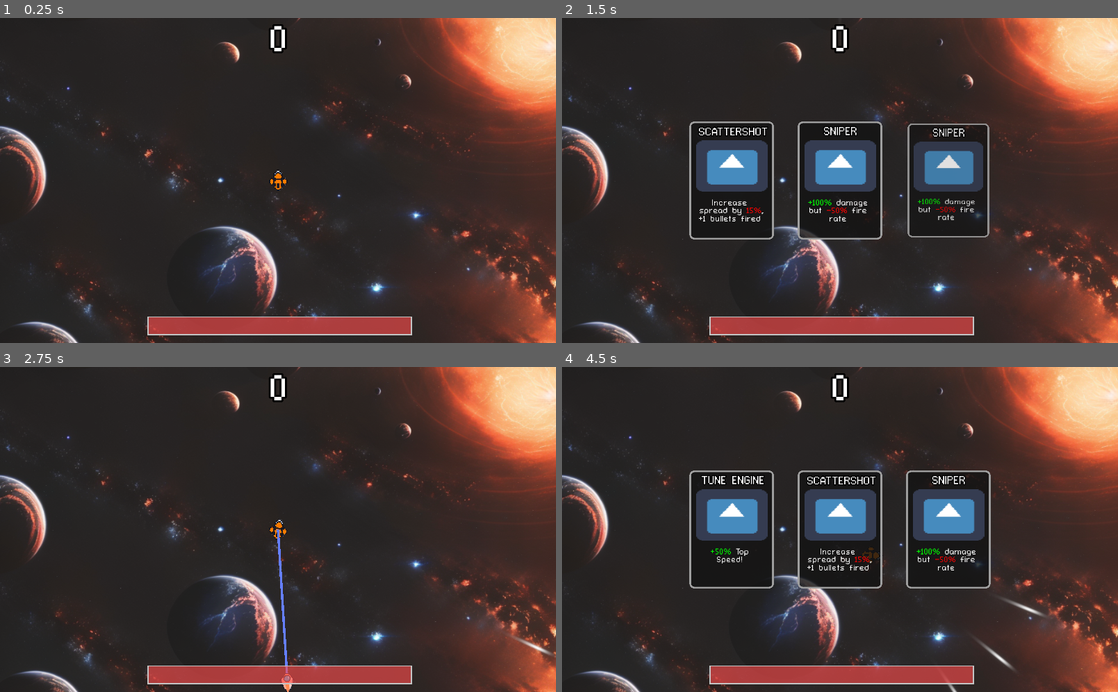
Above: before the commit, frames 1-4 (two rows, left to right).
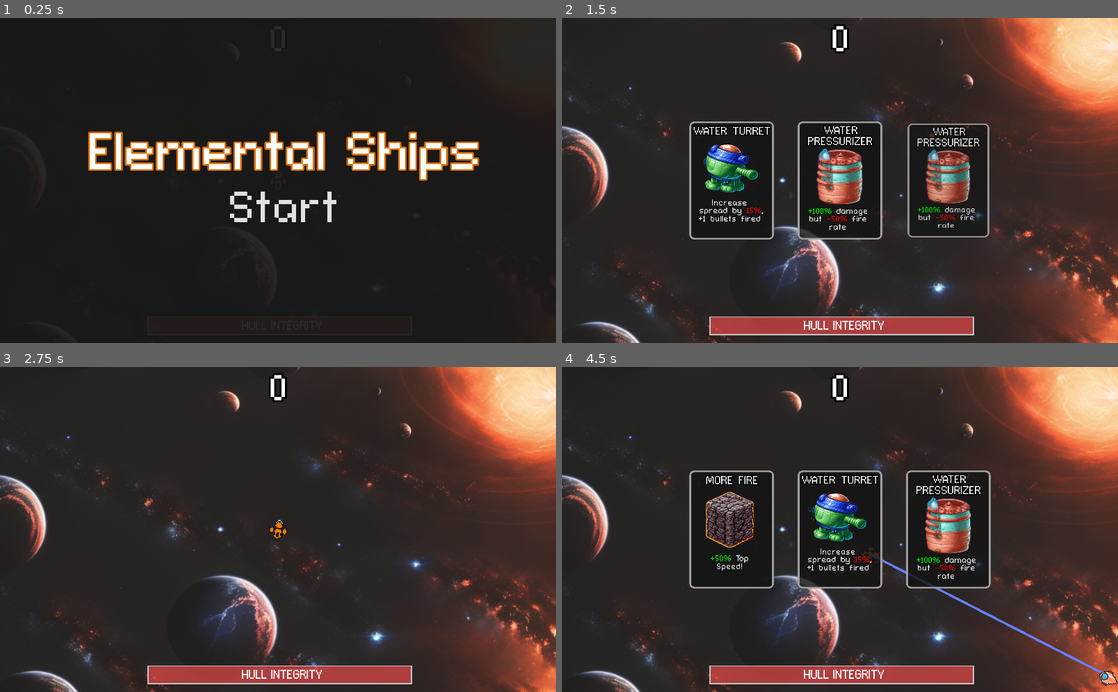
Above: after the commit, the same moments.

Repository: Jetpackjules/VP_Game_Jam
Game: Godot game, scene res://Main.tscn
Same seed, same stepped clock (60 frames per second), same inputs: the game is played once before the commit and once after it. The engine's default icon, where the game draws it, is replaced by a stand-in: a white triangle on a blue panel in a dark square.
Inputs (mouse positions are in pixels of both pictures, inside the frame that each line leads up to):
- Up to frame 1 (0.25 s): no input
- Up to frame 2 (1.5 s): click (845, 209) at 0.5 s, where only the run after the commit has a clickable "Start"; tap Enter at 1.25 s; move the mouse to (962, 164) at 1.27 s; hold Right (ui_right) from 1.28 s (still down); tap F (cards_toggle) at 1.35 s; click (962, 164) at 1.42 s
- Up to frame 3 (2.75 s): tap Space (ui_select) at 1.52, 2.27 s; move the mouse to (166, 545) at 2.02 s; release Right (ui_right) at 2.03 s; hold Left (ui_left) from 2.03 s (still down); tap W (increase_bullets) at 2.1 s; click (166, 545) at 2.17 s
- Up to frame 4 (4.5 s): move the mouse to (895, 458) at 2.77 s; release Left (ui_left) at 2.78 s; hold Right (ui_right) 2.78-3.53 s; tap F (cards_toggle) at 2.85, 4.35 s; click (895, 458) at 2.92 s; move the mouse to (728, 529) at 3.52 s; hold Up (ui_up) 3.53-4.28 s; tap W (increase_bullets) at 3.6 s; click (728, 529) at 3.67 s; tap Space (ui_select) at 3.77 s; move the mouse to (1006, 578) at 4.27 s; hold Left (ui_left) from 4.28 s (still down); click (1006, 578) at 4.42 s

The runs differ from the first frame. In frame 1, 39% of the frame differs, in the area x 0-100%, y 0-100%; in frame 2, 7.7%; in frame 3, 0.5%; in frame 4, 8.2%.

Commit message:
imrpoved sprites, added a menu and restart screen + logic!

Diff:
--- a/Cards/Engine_Tune.tscn
+++ b/Cards/Engine_Tune.tscn
@@ -3,7 +3,7 @@
 [ext_resource path="res://Cards/Engine_Tune.gd" type="Script" id=1]
 [ext_resource path="res://fonts/connection_ii/ConnectionII.tres" type="DynamicFont" id=2]
 [ext_resource path="res://fonts/connection_ii/ConnectionII.otf" type="DynamicFontData" id=3]
-[ext_resource path="res://Enemy_icon.png" type="Texture" id=4]
+[ext_resource path="res://Assets/Ember Coal (2).png" type="Texture" id=4]
 [ext_resource path="res://Cards/Description.gd" type="Script" id=5]
 
 [sub_resource type="StyleBoxFlat" id=1]
@@ -42,9 +42,9 @@
 anchor_right = 0.5
 anchor_bottom = 0.5
 margin_left = -148.0
-margin_top = -170.0
+margin_top = -185.0
 margin_right = 149.0
-margin_bottom = 48.0
+margin_bottom = 94.0
 texture = ExtResource( 4 )
 
 [node name="Title" type="Label" parent="."]
@@ -57,7 +57,7 @@
 margin_right = 152.5
 margin_bottom = -181.0
 custom_fonts/font = SubResource( 2 )
-text = "Tune Engine"
+text = "More Fire"
 align = 1
 autowrap = true
 uppercase = true
@@ -68,9 +68,9 @@
 anchor_right = 0.5
 anchor_bottom = 0.5
 margin_left = -139.0
-margin_top = 77.0
+margin_top = 106.0
 margin_right = 139.0
-margin_bottom = 223.0
+margin_bottom = 252.0
 custom_fonts/normal_font = ExtResource( 2 )
 bbcode_enabled = true
 bbcode_text = "+50%+ Top Speed!"
--- a/Cards/Scattershot.tscn
+++ b/Cards/Scattershot.tscn
@@ -3,7 +3,7 @@
 [ext_resource path="res://Cards/Scattershot.gd" type="Script" id=1]
 [ext_resource path="res://fonts/connection_ii/ConnectionII.tres" type="DynamicFont" id=2]
 [ext_resource path="res://fonts/connection_ii/ConnectionII.otf" type="DynamicFontData" id=3]
-[ext_resource path="res://Enemy_icon.png" type="Texture" id=4]
+[ext_resource path="res://Assets/cartoony_items_58f156a7.png" type="Texture" id=4]
 [ext_resource path="res://Cards/Description.gd" type="Script" id=5]
 
 [sub_resource type="StyleBoxFlat" id=1]
@@ -42,9 +42,9 @@
 anchor_right = 0.5
 anchor_bottom = 0.5
 margin_left = -148.0
-margin_top = -170.0
+margin_top = -180.0
 margin_right = 149.0
-margin_bottom = 48.0
+margin_bottom = 87.0
 texture = ExtResource( 4 )
 
 [node name="Title" type="Label" parent="."]
@@ -52,12 +52,12 @@
 anchor_top = 0.5
 anchor_right = 0.5
 anchor_bottom = 0.5
-margin_left = -143.0
-margin_top = -228.0
-margin_right = 143.0
-margin_bottom = -179.0
+margin_left = -167.0
+margin_top = -231.0
+margin_right = 150.0
+margin_bottom = -182.0
 custom_fonts/font = SubResource( 2 )
-text = "Scattershot"
+text = "Water Turret"
 align = 1
 autowrap = true
 uppercase = true
@@ -67,10 +67,10 @@
 anchor_top = 0.5
 anchor_right = 0.5
 anchor_bottom = 0.5
-margin_left = -139.0
+margin_left = -144.0
 margin_top = 77.0
-margin_right = 139.0
-margin_bottom = 223.0
+margin_right = 145.0
+margin_bottom = 229.0
 custom_fonts/normal_font = ExtResource( 2 )
 bbcode_enabled = true
 bbcode_text = "Increase spread by 15%-, +1 bullets fired"
--- a/Cards/Sniper.tscn
+++ b/Cards/Sniper.tscn
@@ -3,7 +3,7 @@
 [ext_resource path="res://Cards/Sniper.gd" type="Script" id=1]
 [ext_resource path="res://fonts/connection_ii/ConnectionII.tres" type="DynamicFont" id=2]
 [ext_resource path="res://fonts/connection_ii/ConnectionII.otf" type="DynamicFontData" id=3]
-[ext_resource path="res://Enemy_icon.png" type="Texture" id=4]
+[ext_resource path="res://Assets/cartoony_items_656e281f.png" type="Texture" id=4]
 [ext_resource path="res://Cards/Description.gd" type="Script" id=5]
 
 [sub_resource type="StyleBoxFlat" id=1]
@@ -42,9 +42,9 @@
 anchor_right = 0.5
 anchor_bottom = 0.5
 margin_left = -148.0
-margin_top = -170.0
+margin_top = -158.0
 margin_right = 149.0
-margin_bottom = 48.0
+margin_bottom = 128.0
 texture = ExtResource( 4 )
 
 [node name="Title" type="Label" parent="."]
@@ -53,11 +53,11 @@
 anchor_right = 0.5
 anchor_bottom = 0.5
 margin_left = -152.5
-margin_top = -230.0
+margin_top = -234.0
 margin_right = 152.5
-margin_bottom = -181.0
+margin_bottom = -141.0
 custom_fonts/font = SubResource( 2 )
-text = "Sniper"
+text = "Water Pressurizer"
 align = 1
 autowrap = true
 uppercase = true
@@ -67,10 +67,10 @@
 anchor_top = 0.5
 anchor_right = 0.5
 anchor_bottom = 0.5
-margin_left = -139.0
-margin_top = 77.0
-margin_right = 139.0
-margin_bottom = 223.0
+margin_left = -149.0
+margin_top = 113.0
+margin_right = 149.0
+margin_bottom = 259.0
 custom_fonts/normal_font = ExtResource( 2 )
 bbcode_enabled = true
 bbcode_text = "+100%+ damage but -50%- fire rate"
--- a/Cards/Tune Thrusters.tscn
+++ b/Cards/Tune Thrusters.tscn
@@ -3,7 +3,7 @@
 [ext_resource path="res://Cards/Tune Thrusters.gd" type="Script" id=1]
 [ext_resource path="res://fonts/connection_ii/ConnectionII.tres" type="DynamicFont" id=2]
 [ext_resource path="res://fonts/connection_ii/ConnectionII.otf" type="DynamicFontData" id=3]
-[ext_resource path="res://Enemy_icon.png" type="Texture" id=4]
+[ext_resource path="res://Assets/Lava Rock (1).png" type="Texture" id=4]
 [ext_resource path="res://Cards/Description.gd" type="Script" id=5]
 
 [sub_resource type="StyleBoxFlat" id=1]
@@ -44,7 +44,7 @@
 margin_left = -148.0
 margin_top = -170.0
 margin_right = 149.0
-margin_bottom = 48.0
+margin_bottom = 97.0
 texture = ExtResource( 4 )
 
 [node name="Title" type="Label" parent="."]
@@ -52,12 +52,12 @@
 anchor_top = 0.5
 anchor_right = 0.5
 anchor_bottom = 0.5
-margin_left = -152.5
+margin_left = -168.0
 margin_top = -230.0
-margin_right = 152.5
+margin_right = 163.0
 margin_bottom = -181.0
 custom_fonts/font = SubResource( 2 )
-text = "Tune Thrust"
+text = "Stronger Fire"
 align = 1
 autowrap = true
 uppercase = true
@@ -68,9 +68,9 @@
 anchor_right = 0.5
 anchor_bottom = 0.5
 margin_left = -139.0
-margin_top = 77.0
+margin_top = 113.0
 margin_right = 139.0
-margin_bottom = 223.0
+margin_bottom = 259.0
 custom_fonts/normal_font = ExtResource( 2 )
 bbcode_enabled = true
 bbcode_text = "+20%+ Acceleration"
--- a/Global.gd
+++ b/Global.gd
@@ -1,4 +1,4 @@
 # Global.gd
 extends Node
 
-var game_paused = false
+var game_paused = true
--- a/Main.tscn
+++ b/Main.tscn
@@ -1,14 +1,43 @@
-[gd_scene load_steps=16 format=2]
+[gd_scene load_steps=27 format=2]
 
 [ext_resource path="res://Assets/pixel_icons_89342b47.png" type="Texture" id=1]
 [ext_resource path="res://Player/Player.gd" type="Script" id=2]
-[ext_resource path="res://Water_Shader.tres" type="Material" id=3]
 [ext_resource path="res://fonts/connection_ii/ConnectionII.otf" type="DynamicFontData" id=4]
 [ext_resource path="res://Enemy_Spawner.gd" type="Script" id=5]
 [ext_resource path="res://Score.gd" type="Script" id=6]
 [ext_resource path="res://Card_Container.gd" type="Script" id=7]
 [ext_resource path="res://Assets/epic_space_environments_27203aeb.png" type="Texture" id=8]
 [ext_resource path="res://Player_HealthBar.gd" type="Script" id=9]
+[ext_resource path="res://Projectiles/Basic/Projectile.tscn" type="PackedScene" id=10]
+[ext_resource path="res://Menu.gd" type="Script" id=11]
+
+[sub_resource type="Gradient" id=13]
+offsets = PoolRealArray( 0, 0.0492958, 0.406103, 0.793427, 1 )
+colors = PoolColorArray( 1, 0, 0, 1, 0.998578, 0.0211268, 0.0107284, 1, 0.966196, 0.502347, 0.255098, 1, 0.932709, 1, 0.507813, 1, 0.972549, 1, 0.792157, 0 )
+
+[sub_resource type="GradientTexture" id=14]
+gradient = SubResource( 13 )
+
+[sub_resource type="Curve" id=15]
+_data = [ Vector2( 0, 1 ), 0.0, 0.0, 0, 0, Vector2( 1, 0.268182 ), -3.06136, 0.0, 0, 0 ]
+
+[sub_resource type="CurveTexture" id=16]
+curve = SubResource( 15 )
+
+[sub_resource type="ParticlesMaterial" id=12]
+emission_shape = 1
+emission_sphere_radius = 17.27
+flag_disable_z = true
+direction = Vector3( 0, 1, 0 )
+spread = 16.77
+gravity = Vector3( 0, 0, 0 )
+initial_velocity = 131.35
+orbit_velocity = 0.0
+orbit_velocity_random = 0.0
+scale = 7.81
+scale_random = 0.33
+scale_curve = SubResource( 16 )
+color_ramp = SubResource( 14 )
 
 [sub_resource type="Gradient" id=6]
 offsets = PoolRealArray( 0.40724 )
@@ -32,6 +61,13 @@
 border_width_bottom = 5
 border_color = Color( 0.772549, 0.772549, 0.772549, 1 )
 
+[sub_resource type="DynamicFont" id=17]
+size = 51
+use_filter = true
+extra_spacing_char = -1
+extra_spacing_space = -9
+font_data = ExtResource( 4 )
+
 [sub_resource type="DynamicFont" id=4]
 size = 150
 outline_size = 8
@@ -41,6 +77,29 @@
 extra_spacing_bottom = 1
 extra_spacing_char = 1
 font_data = ExtResource( 4 )
+
+[sub_resource type="DynamicFont" id=18]
+size = 181
+use_filter = true
+extra_spacing_top = 1
+extra_spacing_bottom = 1
+extra_spacing_char = 1
+font_data = ExtResource( 4 )
+
+[sub_resource type="StyleBoxEmpty" id=20]
+
+[sub_resource type="DynamicFont" id=19]
+size = 214
+outline_size = 7
+outline_color = Color( 0.866667, 0.427451, 0, 1 )
+use_filter = true
+extra_spacing_top = 1
+extra_spacing_bottom = 1
+extra_spacing_char = 1
+extra_spacing_space = -28
+font_data = ExtResource( 4 )
+
+[sub_resource type="StyleBoxEmpty" id=21]
 
 [node name="Main" type="Node2D"]
 scale = Vector2( 1.02003, 1 )
@@ -52,26 +111,21 @@
 z_index = -1
 texture = ExtResource( 8 )
 
-[node name="Background" type="ColorRect" parent="."]
-visible = false
-material = ExtResource( 3 )
-anchor_left = 0.5
-anchor_top = 0.5
-anchor_right = 0.5
-anchor_bottom = 0.5
-margin_left = -1280.0
-margin_top = -750.0
-margin_right = 1280.0
-margin_bottom = 750.0
-rect_pivot_offset = Vector2( 1280, 750 )
-__meta__ = {
-"_edit_use_anchors_": true
-}
-
 [node name="Player" type="KinematicBody2D" parent="."]
 collision_layer = 5
 collision_mask = 5
 script = ExtResource( 2 )
+
+[node name="Trail" type="Particles2D" parent="Player"]
+position = Vector2( 0, 29 )
+emitting = false
+amount = 200
+randomness = 0.12
+local_coords = false
+process_material = SubResource( 12 )
+
+[node name="Projectile" parent="Player/Trail" instance=ExtResource( 10 )]
+position = Vector2( 23.5287, 63 )
 
 [node name="CollisionPolygon2D" type="CollisionPolygon2D" parent="Player"]
 polygon = PoolVector2Array( -3.92145, -47, 5.88218, -47, 20.5876, -29, 20.5876, -12, 30.3913, -12, 39.2145, -1, 40.1949, 12, 6.86254, 39, 6.86254, 44, -3.92145, 44, -3.92145, 41, -37.2538, 12, -38.2342, -2, -33.3324, -2, -26.4698, -12, -18.6269, -12, -18.6269, -30 )
@@ -126,6 +180,15 @@
 margin_bottom = 80.0
 custom_styles/panel = SubResource( 11 )
 
+[node name="Label" type="Label" parent="Player_HealthBar"]
+margin_right = 1100.0
+margin_bottom = 80.0
+custom_fonts/font = SubResource( 17 )
+text = "Hull Integrity"
+align = 1
+valign = 1
+uppercase = true
+
 [node name="Score" type="Label" parent="."]
 anchor_left = 0.5
 anchor_right = 0.5
@@ -138,6 +201,47 @@
 align = 1
 script = ExtResource( 6 )
 
+[node name="Menu" type="Control" parent="."]
+script = ExtResource( 11 )
+
+[node name="ColorRect" type="ColorRect" parent="Menu"]
+margin_left = -1179.0
+margin_top = -692.0
+margin_right = 1179.0
+margin_bottom = 691.0
+mouse_filter = 2
+color = Color( 0.0941176, 0.0941176, 0.0941176, 0.921569 )
+
+[node name="Button" type="Button" parent="Menu"]
+anchor_left = 0.5
+anchor_top = 0.5
+anchor_right = 0.5
+anchor_bottom = 0.5
+margin_left = -428.388
+margin_top = 11.0
+margin_right = 471.612
+margin_bottom = 233.0
+custom_colors/font_color_hover = Color( 0.670588, 0.670588, 0.670588, 1 )
+custom_fonts/font = SubResource( 18 )
+custom_styles/focus = SubResource( 20 )
+text = "Start"
+flat = true
+
+[node name="Label" type="Label" parent="Menu"]
+anchor_left = 0.5
+anchor_top = 0.5
+anchor_right = 0.5
+anchor_bottom = 0.5
+margin_left = -792.134
+margin_top = -222.0
+margin_right = 869.866
+margin_bottom = -5.0
+custom_fonts/font = SubResource( 19 )
+custom_styles/normal = SubResource( 21 )
+text = "Elemental Ships"
+
 [node name="Camera2D" type="Camera2D" parent="."]
 current = true
 zoom = Vector2( 2.3, 2.3 )
+
+[connection signal="pressed" from="Menu/Button" to="Menu" method="_on_Button_pressed"]
--- /dev/null
+++ b/Menu.gd
@@ -0,0 +1,21 @@
+extends Control
+
+func _on_Button_pressed():
+	Global.game_paused = false
+	visible = false
+	pass # Replace with function body.
+
+func reset():
+	Global.game_paused = true
+	visible = true
+	for enemy in player.enemies:
+		enemy.queue_free()
+	player.enemies.clear()
+	score.increase_score(-score.score)
+	score.card_checkpoint = 0
+	player_health.set_health(100)
+
+onready var enemy_spawner = get_node("../Enemy_Spawner")
+onready var score = get_node("../Score")
+onready var player_health = get_node("../Player_HealthBar")
+onready var player = get_node("../Player")
--- a/Player/Player.gd
+++ b/Player/Player.gd
@@ -8,9 +8,11 @@
 var fire_speed: float = 1.0      # Fires every second
 var fire_amount: int = 1         # Fires 1 projectile at a time
 var health: float = 100.0        # Player's health
-
+onready var thruster_particles = get_node("Trail")
 
 onready var healthbar = get_node("../Player_HealthBar")
+
+onready var menu = get_node("../Menu")
 var water_shader = load("res://Water_Shader.tres")
 onready var emitters = get_node("Emitters")
 onready var camera = get_node("../Camera2D")
@@ -35,6 +37,11 @@
 	elif Input.is_action_just_pressed("increase_bullets"):
 		for emitter in emitters.get_children():
 			emitter.amount_emitted += 1
+
+	if Input.is_action_just_pressed("ui_up"):
+		thruster_particles.emitting = true
+	elif Input.is_action_just_released("ui_up"):
+		thruster_particles.emitting = false
 
 
 
@@ -111,8 +118,6 @@
 		draw_line(line.points[0], line.points[1], Color.green, 2.0)
 
 
-
-
 # Function to apply damage and knockback
 func hit(damage: float, knockback_location: Vector2):
 	health -= damage
@@ -126,3 +131,4 @@
 
 func die():
 	print("Player died!")  # Replace with actual death logic
+	menu.reset()
--- a/Projectiles/Basic/Projectile.gd
+++ b/Projectiles/Basic/Projectile.gd
@@ -25,7 +25,7 @@
 
 func set_size(new_size):
 	size = new_size
-	get_node("AnimatedSprite").scale = size
+	scale = size
 
 func get_damage():
 	return damage
--- a/Projectiles/Basic/Projectile.tscn
+++ b/Projectiles/Basic/Projectile.tscn
@@ -1,21 +1,18 @@
-[gd_scene load_steps=7 format=2]
+[gd_scene load_steps=5 format=2]
 
-[ext_resource path="res://addons/kenney_particle_pack/trace_01.png" type="Texture" id=1]
-[ext_resource path="res://addons/kenney_particle_pack/trace_02.png" type="Texture" id=2]
-[ext_resource path="res://addons/kenney_particle_pack/trace_03.png" type="Texture" id=3]
+[ext_resource path="res://Assets/pixel_icons_d563930e.png" type="Texture" id=1]
 [ext_resource path="res://Projectiles/Basic/Projectile.gd" type="Script" id=4]
 
 [sub_resource type="SpriteFrames" id=1]
 animations = [ {
-"frames": [ ExtResource( 1 ), ExtResource( 2 ), ExtResource( 3 ) ],
+"frames": [ ExtResource( 1 ) ],
 "loop": false,
 "name": "default",
 "speed": 5.0
 } ]
 
-[sub_resource type="CapsuleShape2D" id=2]
-radius = 5.0
-height = 66.0
+[sub_resource type="CircleShape2D" id=2]
+radius = 12.0
 
 [node name="Projectile" type="KinematicBody2D"]
 z_index = -1
@@ -24,11 +21,12 @@
 script = ExtResource( 4 )
 
 [node name="AnimatedSprite" type="AnimatedSprite" parent="."]
-position = Vector2( -1.90735e-06, 26 )
-scale = Vector2( 0.38474, 0.38474 )
+position = Vector2( -4.54747e-13, 0 )
+scale = Vector2( 0.125964, 0.125964 )
 frames = SubResource( 1 )
 
 [node name="Area2D" type="Area2D" parent="."]
+position = Vector2( 0, 3 )
 collision_layer = 2
 collision_mask = 2
 
Binary file added: Assets/Ember Coal (2).png
Not shown, added: Assets/Ember Coal (2).png.import
Binary file added: Assets/Lava Rock (1).png
Not shown, added: Assets/Lava Rock (1).png.import
Binary file added: Assets/cartoony_items_58f156a7.png
Not shown, added: Assets/cartoony_items_58f156a7.png.import
Binary file added: Assets/cartoony_items_656e281f.png
Not shown, added: Assets/cartoony_items_656e281f.png.import
Binary file added: Assets/cartoony_items_a9345545.png
Not shown, added: Assets/cartoony_items_a9345545.png.import
Binary file added: Assets/isometric_tiles_5049d828.png
Not shown, added: Assets/isometric_tiles_5049d828.png.import
(and 6 more such lines)
